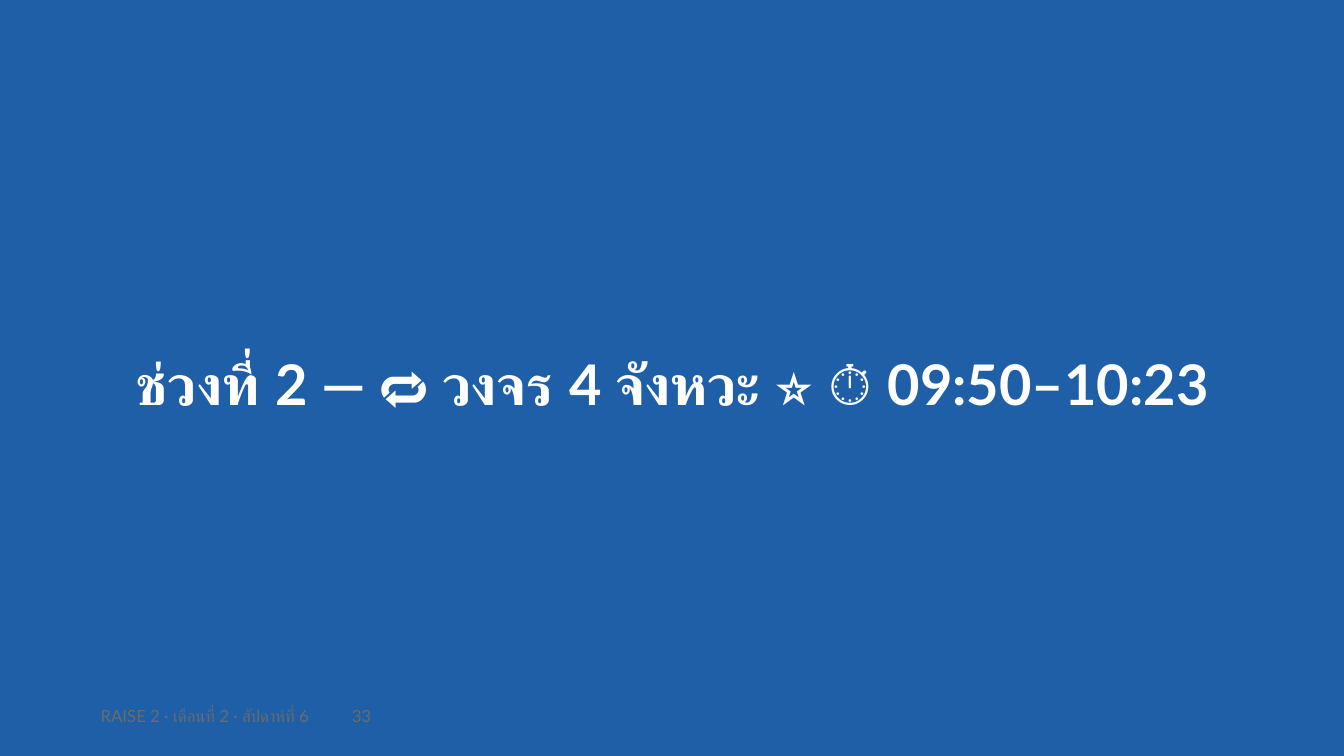
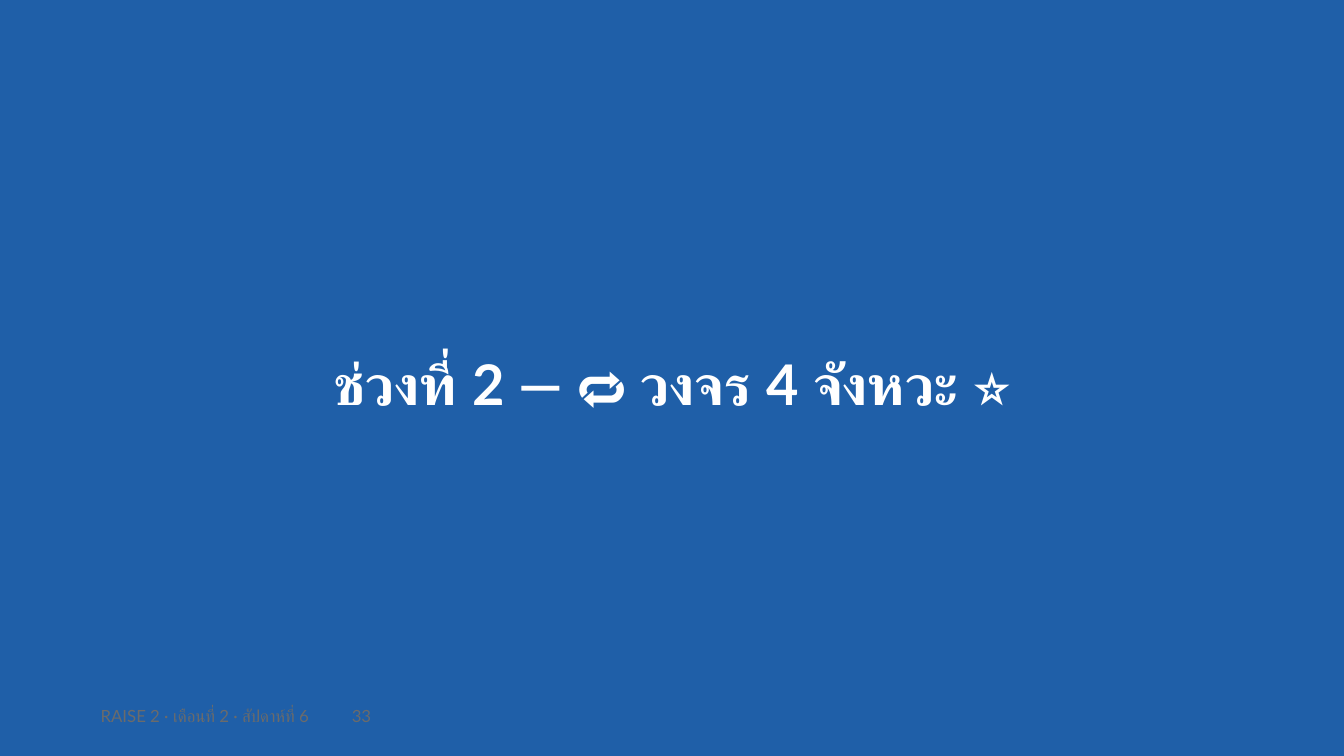
Before and after one commit to cnacha-mfu/raise2-module2, a slide deck: slide 44 of materials/week6/w6-slides.pptx (slide 33 before the commit). Drawn at 1344x756 pixels with LibreOffice and Linux fonts; fonts in the diff are those of the drawing. Boxes give left, top, right and bottom in pixels: in the first picture for what was removed or moved away, otherwise in the second. Text is boxed around its words. In the diff, an @@ line names an element or a change of style, - is before the commit and + after.

```diff
--- a/materials/week6/w6-slides.pptx
+++ b/materials/week6/w6-slides.pptx
@@ text at (333, 361, 958, 406): text changed @@
-ช่วงที่ 2 — 🔁 วงจร 4 จังหวะ ⭐ ⏱ 09:50–10:23
+ช่วงที่ 2 — 🔁 วงจร 4 จังหวะ ⭐
```
Also in this commit, not shown: 15 other slides changed, 3 slides added, 2 other files.
